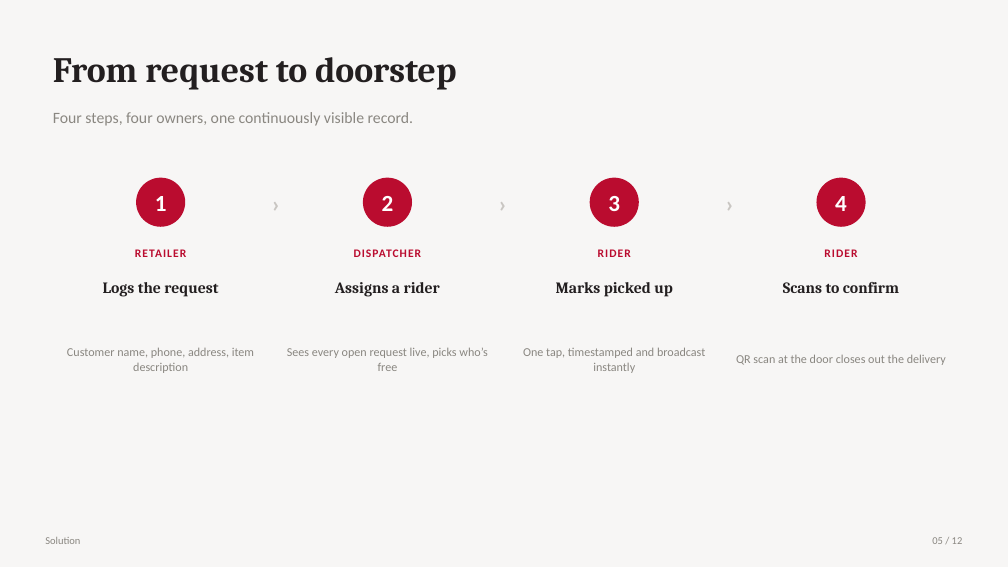
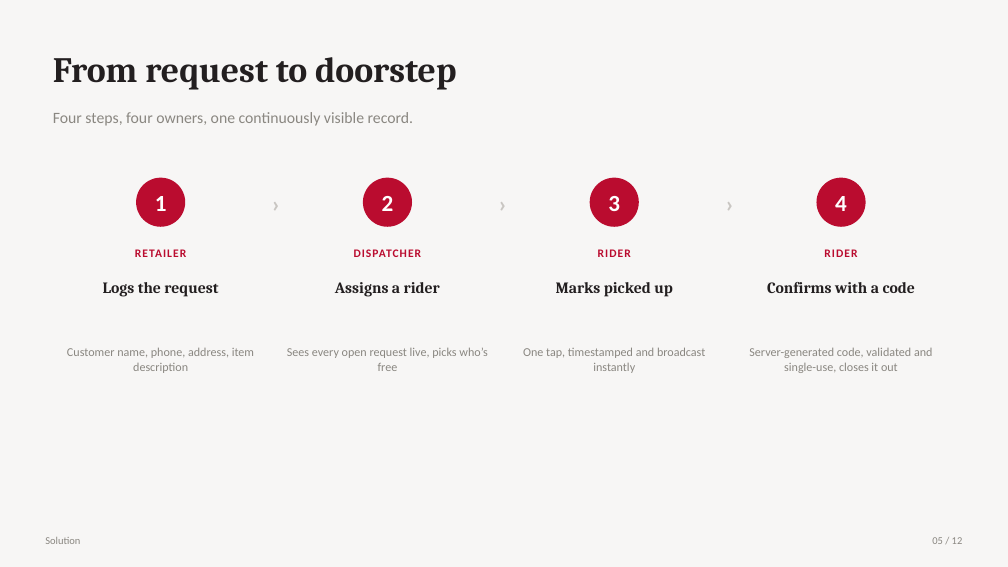
Before and after one commit to dthanji/-Reflex-The-Readiness-Sprint, a slide deck: slide 5 of Reflex_Executive_Deck.pptx. Drawn at 1008x567 pixels with LibreOffice and Linux fonts; fonts in the diff are those of the drawing. Boxes give left, top, right and bottom in pixels: in the first picture for what was removed or moved away, otherwise in the second. Text is boxed around its words. In the diff, an @@ line names an element or a change of style, - is before the commit and + after.

Commit message:
Fix executive deck, a server-crashing bug, and a broken test suite
Deck (Reflex_Executive_Deck.pptx): slides 5, 9, and 11 updated to
describe delivery codes instead of QR-only proof of delivery, matching
the wording already in TRADEOFFS.md. Rendered and visually verified —
no overflow, no formatting breaks.

Critical bug found and fixed while smoke-testing: GET
/api/ratings/rider/:riderId referenced a column (s.delivery_request_id)
that does not exist on the delivery_request_state view, AND had no
try/catch — so the query error did not just fail that one request, it
crashed the entire Node process, taking the server down for every user.
Fixed the query (references a.delivery_request_id, which does exist)
and wrapped the handler in try/catch so a future query error degrades
to a 500 instead of a full outage. Verified live: the exact request
that used to crash the server now returns 200 with correct data, and
the server stays healthy afterward.

Also found (documented, not yet fixed — flagging for visibility given
time constraints): the same missing-try/catch pattern exists on several
other GET routes (assignments.js /riders, deliveries.js /riders and
/:id/history, ratings.js /riders). None confirmed throwing currently,
but the same crash risk exists structurally. Worth a follow-up pass.

Test suite: found and fixed a real syntax error (one extra closing
brace, likely a merge artifact) that meant npm test could not run at
all. Also found the test suite assumed a rider could confirm delivery
immediately after a dispatcher reassignment, skipping the required
PICKED_UP step the reassignment resets to — this was a test bug, not
an app bug, confirmed by manually reproducing the exact sequence
against a live server and checking the database directly at each
step. Fixed the test. Suite went from a syntax error (0 tests could
run) to 25/25 passing.

Also verified during this pass: the CORS same-origin behavior from an
earlier session did not regress in this codebase's version, despite a
different-looking implementation (origin: allowedOrigins array vs. a
custom same-origin-checking function) — same-origin requests are never
subject to CORS in the first place, confirmed by checking actual
Access-Control-Allow-Origin response headers rather than assuming.

```diff
--- a/Reflex_Executive_Deck.pptx
+++ b/Reflex_Executive_Deck.pptx
@@ text at box(767, 282, 915, 293): text changed @@
-Scans to confirm
+Confirms with a code
@@ text at box(749, 347, 932, 373): text changed @@
-QR scan at the door closes out the delivery
+Server-generated code, validated and single-use, closes it out
```
Also in this commit, not shown: 2 other slides changed, 2 other files.
